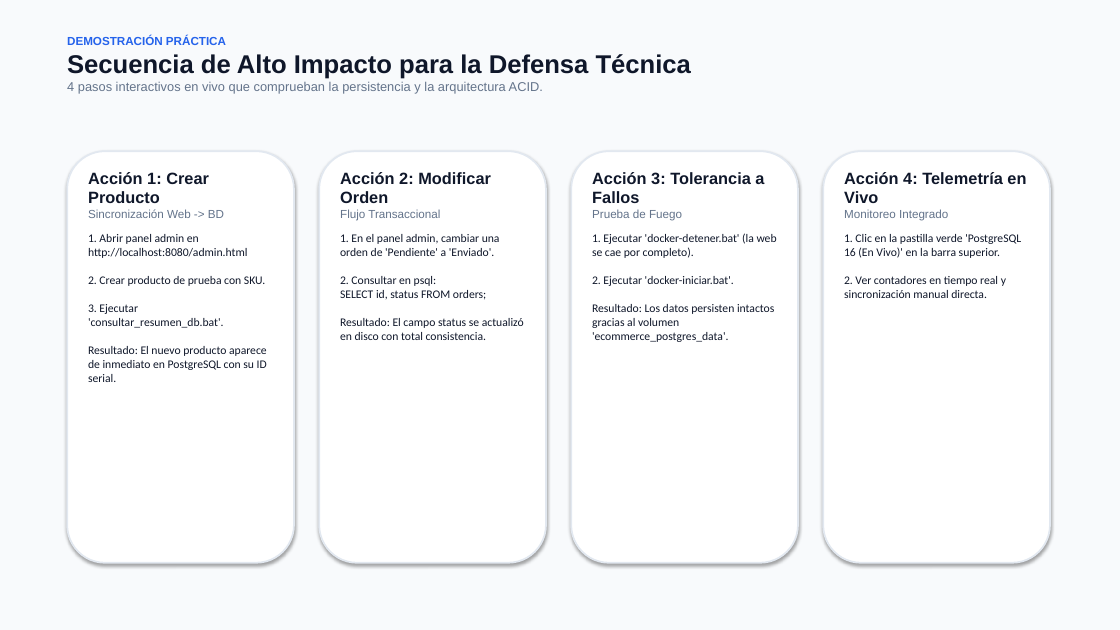
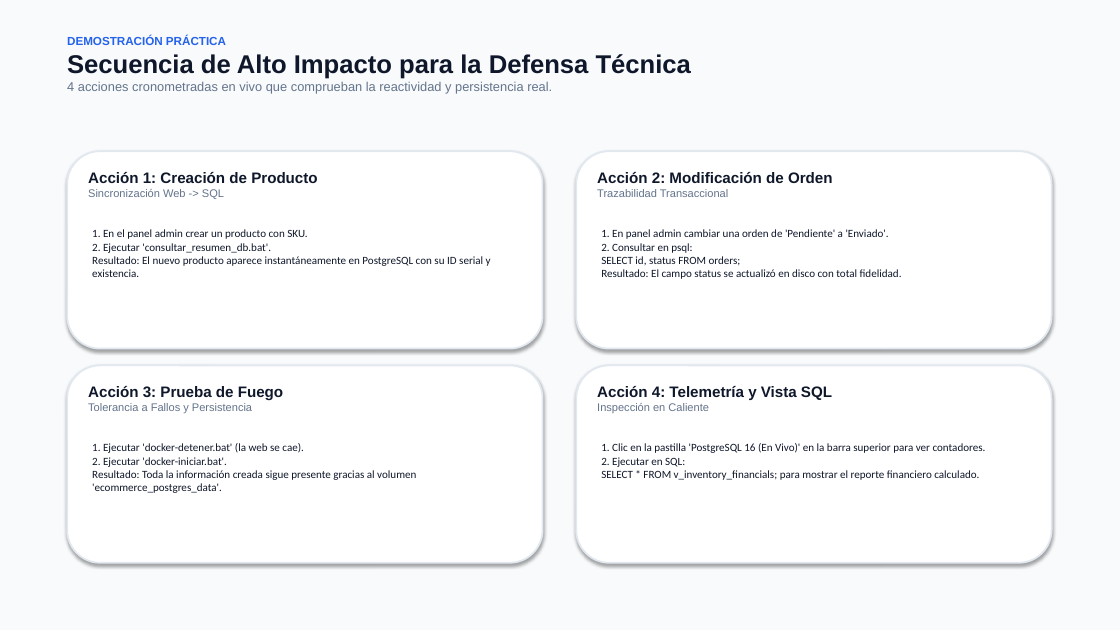
Before and after one commit to LsCallejas/ecommerce-propuesta-visual, a slide deck: slide 18 of docs/presentations/PRESENTACION_ECOMMERCE_Y_BASE_DE_DATOS_DANIEL_CAMPOS.pptx (slide 7 before the commit). Drawn at 1120x630 pixels with LibreOffice and Linux fonts; fonts in the diff are those of the drawing. Boxes give left, top, right and bottom in pixels: in the first picture for what was removed or moved away, otherwise in the second. Text is boxed around its words. In the diff, an @@ line names an element or a change of style, - is before the commit and + after.

```diff
--- a/docs/presentations/PRESENTACION_ECOMMERCE_Y_BASE_DE_DATOS_DANIEL_CAMPOS.pptx
+++ b/docs/presentations/PRESENTACION_ECOMMERCE_Y_BASE_DE_DATOS_DANIEL_CAMPOS.pptx
@@ text at [67,81,552,94]: text changed @@
-4 pasos interactivos en vivo que comprueban la persistencia y la arquitectura ACID.
+4 acciones cronometradas en vivo que comprueban la reactividad y persistencia real.
@@ rounded rectangle removed at [67,151,294,563] @@
@@ rounded rectangle added at [67,151,543,349], fill #FFFFFF, outline #E2E8F0 1.5 pt @@
@@ text at [88,172,317,199]: text changed; size 14 to 13 pt @@
-Acción 1: Crear Producto
-Sincronización Web -> BD
+Acción 1: Creación de Producto
+Sincronización Web -> SQL
@@ rounded rectangle removed at [319,151,546,563] @@
@@ rounded rectangle removed at [571,151,798,563] @@
@@ rounded rectangle added at [576,151,1052,349], fill #FFFFFF, outline #E2E8F0 1.5 pt @@
@@ text removed at [592,172,764,221] @@
-Acción 3: Tolerancia a Fallos
-Prueba de Fuego
@@ text at [597,172,833,197]: text changed; size 14 to 13 pt @@
-Acción 2: Modificar Orden
-Flujo Transaccional
+Acción 2: Modificación de Orden
+Trazabilidad Transaccional
@@ rounded rectangle removed at [823,151,1050,563] @@
@@ text removed at [844,172,1026,221] @@
-Acción 4: Telemetría en Vivo
-Monitoreo Integrado
@@ text at [92,229,491,277]: text changed; size 10 to 9.5 pt @@
-1. Abrir panel admin en http://localhost:8080/admin.html
-2. Crear producto de prueba con SKU.
-3. Ejecutar 'consultar_resumen_db.bat'.
-Resultado: El nuevo producto aparece de inmediato en PostgreSQL con su ID serial.
+1. En el panel admin crear un producto con SKU.
+2. Ejecutar 'consultar_resumen_db.bat'.
+Resultado: El nuevo producto aparece instantáneamente en PostgreSQL con su ID serial y existencia.
@@ text "1. En panel admin cambiar ...": place and size @@
-text "1. En panel admin cambiar ..." at [340,234,524,340]
+text "1. En panel admin cambiar ..." at [601,229,902,279]
@@ text at [601,229,889,239]: text changed; size 10 to 9.5 pt @@
-1. En el panel admin, cambiar una orden de 'Pendiente' a 'Enviado'.
+1. En panel admin cambiar una orden de 'Pendiente' a 'Enviado'.
@@ text at [601,269,902,279]: text changed; size 10 to 9.5 pt @@
-Resultado: El campo status se actualizó en disco con total consistencia.
+Resultado: El campo status se actualizó en disco con total fidelidad.
@@ text at [601,243,741,265]: size 10 to 9.5 pt in "2. Consultar en psql:", "SELECT id, status FROM orders;" @@
@@ rounded rectangle added at [67,365,543,563], fill #FFFFFF, outline #E2E8F0 1.5 pt @@
@@ text added at [88,386,283,413], 9.5 pt, text #64748B @@
+Acción 3: Prueba de Fuego
+Tolerancia a Fallos y Persistencia
@@ rounded rectangle added at [576,365,1052,563], fill #FFFFFF, outline #E2E8F0 1.5 pt @@
@@ text added at [597,386,832,413], 13 pt, text #0F172A, bold @@
+Acción 4: Telemetría y Vista SQL
+Inspección en Caliente
@@ text "1. Ejecutar 'docker-detener.bat' (la web ...": place and size @@
-text "1. Ejecutar 'docker-detener.bat' (la web ..." at [592,233,777,342]
+text "1. Ejecutar 'docker-detener.bat' (la web ..." at [92,443,416,493]
@@ text at [92,443,303,453]: text changed; size 10 to 9.5 pt @@
-1. Ejecutar 'docker-detener.bat' (la web se cae por completo).
+1. Ejecutar 'docker-detener.bat' (la web se cae).
@@ text at [601,443,986,480]: text changed; size 10 to 9.5 pt @@
-1. Clic en la pastilla verde 'PostgreSQL 16 (En Vivo)' en la barra superior.
-2. Ver contadores en tiempo real y sincronización manual directa.
+1. Clic en la pastilla 'PostgreSQL 16 (En Vivo)' en la barra superior para ver contadores.
+2. Ejecutar en SQL:
+SELECT * FROM v_inventory_financials; para mostrar el reporte financiero calculado.
@@ text at [92,470,416,493]: text changed; size 10 to 9.5 pt @@
-Resultado: Los datos persisten intactos gracias al volumen 'ecommerce_postgres_data'.
+Resultado: Toda la información creada sigue presente gracias al volumen 'ecommerce_postgres_data'.
@@ text at [92,457,227,467]: size 10 to 9.5 pt in "2. Ejecutar 'docker-iniciar.bat'." @@
```
Also in this commit, not shown: 5 other slides changed, 14 slides added, 3 slides removed, 2 other files.
